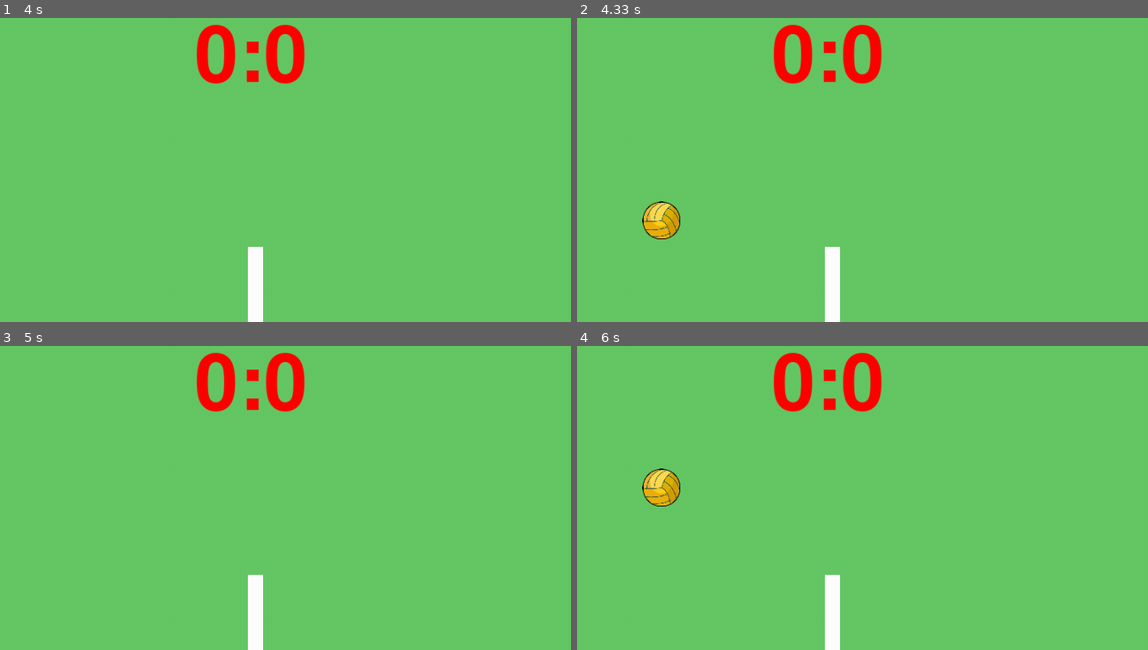
Above: before the commit, frames 1-4 (two rows, left to right).
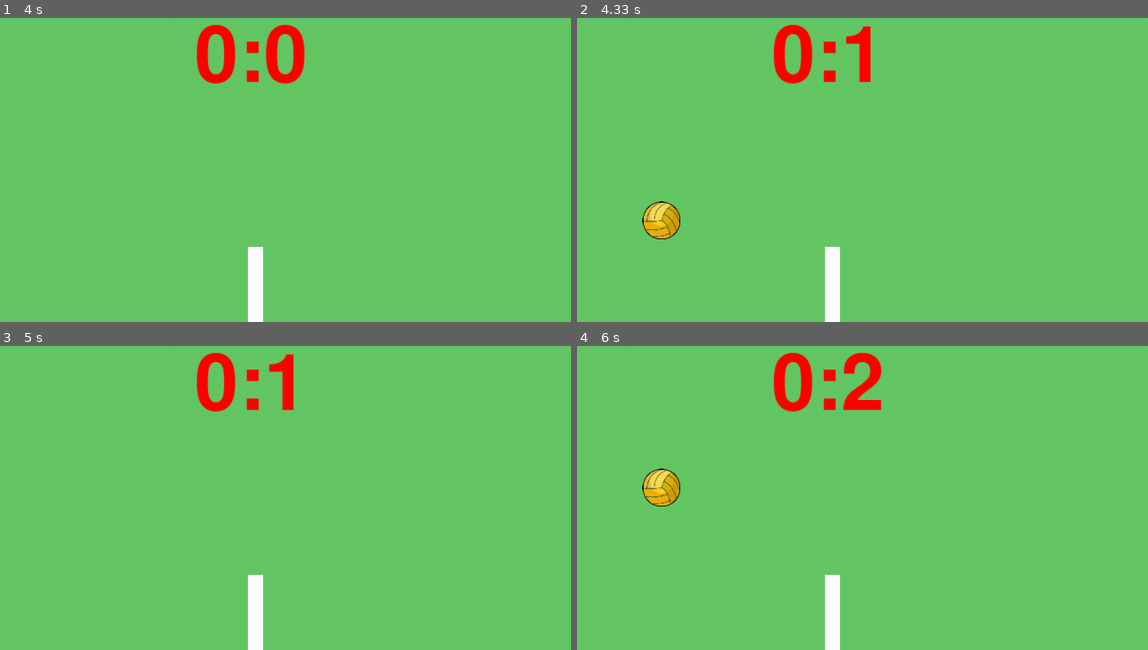
Above: after the commit, the same moments.

Repository: P0r0r0r0/ProjectPygame2
Game: pygame game, started from MainWindow.py
Two runs of this game, one before a commit and one after it. Both use one fixed random seed, a clock stepped at 60 frames per second and the inputs below.
Inputs (mouse positions are % of the whole screen's width and height, from its top left):
- Up to frame 1 (4 s): click (31, 31) at 0.38 s; click (9, 7) at 0.72 s; click (31, 31) at 1.05 s; tap Enter at 1.33 s; click (9, 7) at 1.72 s; click (31, 31) at 2.05 s; tap Space at 2.33, 3.73 s
- Up to frame 2 (4.33 s): tap Space at 4.03 s
- Up to frame 3 (5 s): no input
- Up to frame 4 (6 s): tap Space at 5.97 s
The pictures show only the part of the screen within x 28-78%, y 6-56%; the shares and areas given below are measured in that part.

Frame 1 is identical in both runs. In frame 2, 0.9% of the frame differs, in the area x 46-54%, y 2-22%; in frame 3, 0.9%; in frame 4, 0.5%.

Commit message:
Готово

Diff:
--- a/MainWindow.py
+++ b/MainWindow.py
@@ -51,7 +51,8 @@
                     object.process()
         if 'Home' in sp or 'Return Home' in sp:
             sp.clear()
-            goals = [0, 0]
+            goals[0] = 0
+            goals[1] = 0
             new_game(pep1, pep2, ball)
 
         if 'Play' in sp:
